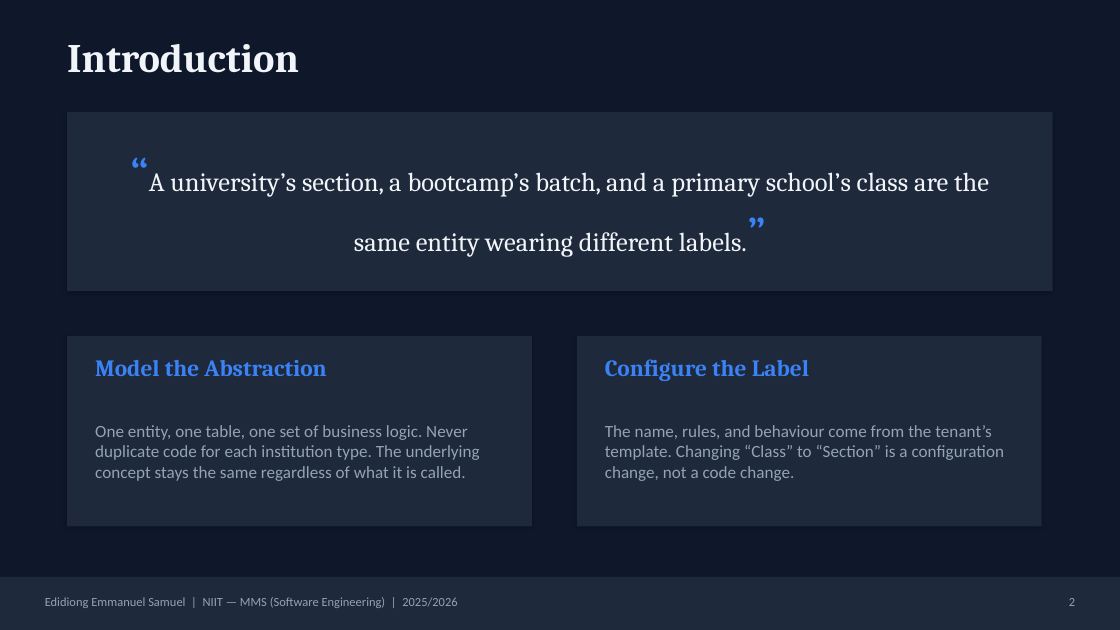
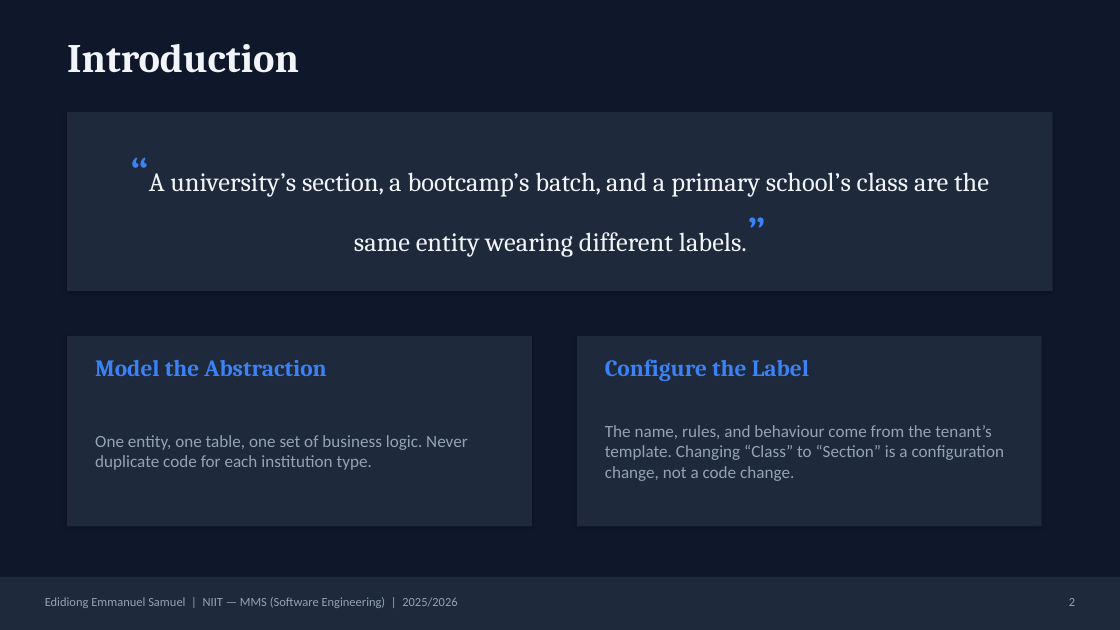
Before and after one commit to Deushomo1st/SchoolHub, a slide deck: slide 2 of docs/School Management Software.pptx. Drawn at 1120x630 pixels with LibreOffice and Linux fonts; fonts in the diff are those of the drawing. Boxes give left, top, right and bottom in pixels: in the first picture for what was removed or moved away, otherwise in the second. Text is boxed around its words. In the diff, an @@ line names an element or a change of style, - is before the commit and + after.

```diff
--- a/docs/School Management Software.pptx
+++ b/docs/School Management Software.pptx
@@ text at bbox=[95, 435, 468, 470]: text changed @@
-One entity, one table, one set of business logic. Never duplicate code for each institution type. The underlying concept stays the same regardless of what it is called.
+One entity, one table, one set of business logic. Never duplicate code for each institution type.
```
Also in this commit, not shown: 12 other slides changed, 1 slide added, 25 other files.
